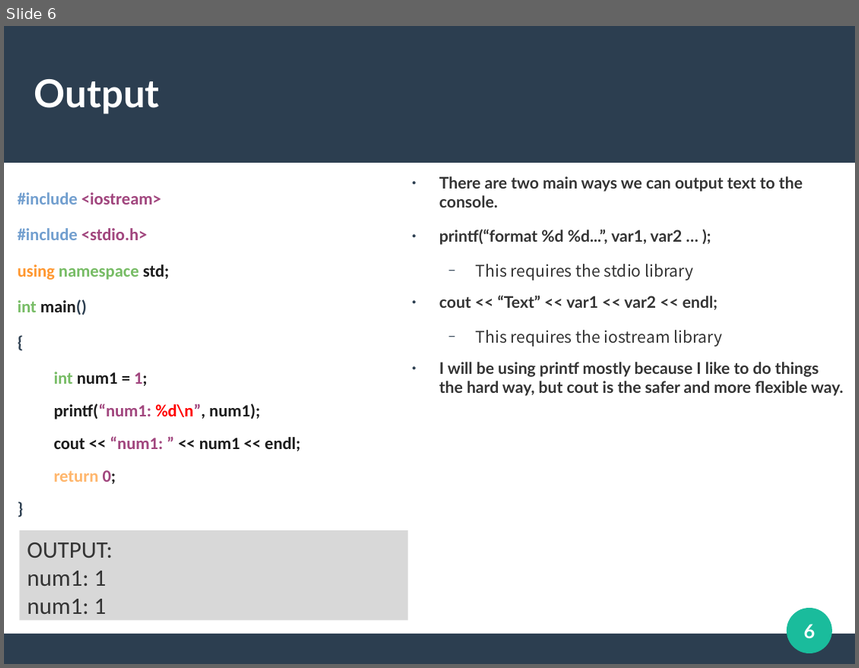
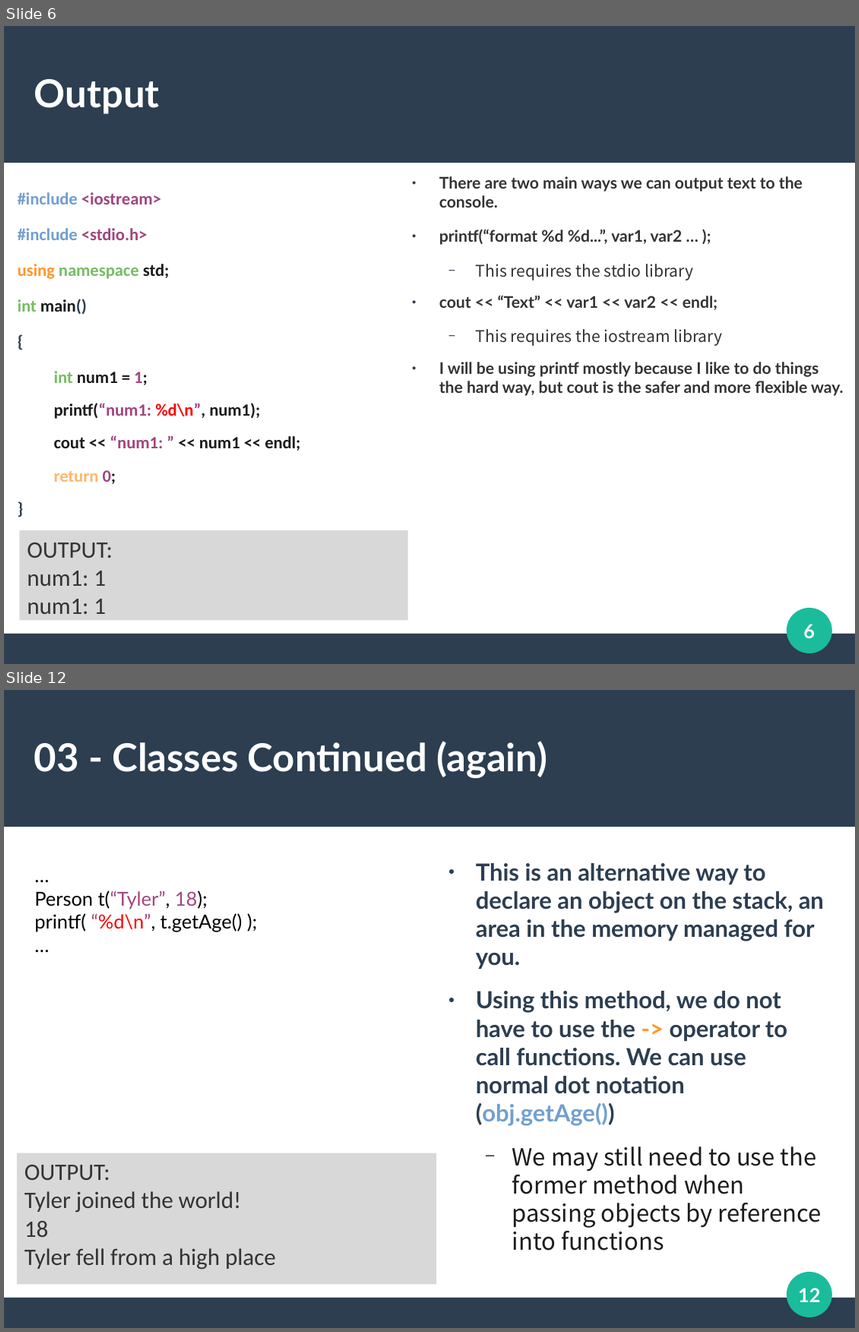
Before and after one commit to DuongTyler/CppCrashCourse, a slide deck: CPP.odp. Shown one above the other, each under a label of ours: slide 6 before the commit, slides 6 and 12 after it; the slides between them are not shown. The pictures are 859x668 and 859x1332 pixels, drawn with LibreOffice and Linux fonts; fonts in the diff are those of the drawing. Boxes give left, top, right and bottom in pixels: in the first picture for what was removed or moved away, otherwise in the second. Text is boxed around its words. In the diff, an @@ line names an element or a change of style, - is before the commit and + after.

```diff
--- a/CPP.odp
+++ b/CPP.odp
@@ slide 12 added at box(4, 690, 855, 1328), background #FFFFFF; not listed: 3 template elements that a slide beside it also shows @@
@@ title added at box(34, 741, 548, 778), 36 pt, text #FFFFFF, bold @@
+03 - Classes Continued (again)
@@ text added at box(476, 863, 824, 1251), 22 pt, text #2C3E50, bold @@
+● This is an alternative way to declare an object on the stack, an area in the memory managed for you.
+● Using this method, we do not have to use the -> operator to call functions. We can use normal dot notation (obj.getAge())
+  − We may still need to use the former method when passing objects by reference into functions
@@ text added at box(34, 891, 243, 932), 18 pt, text #000000 @@
+…
+Person t(“Tyler”, 18);
+printf( “%d\n”, t.getAge() );
+…
@@ rectangle added at box(17, 1154, 436, 1285), fill #B2B2B2 at 50% opacity, 22 pt, text #333333 @@
+OUTPUT:
+Tyler joined the world!
+18
+Tyler fell from a high place
@@ page number added at box(798, 1288, 820, 1303), 18 pt, text #FFFFFF, bold @@
+12
```
Also in this commit, not shown: 2 slides changed, 4 other slides added.
